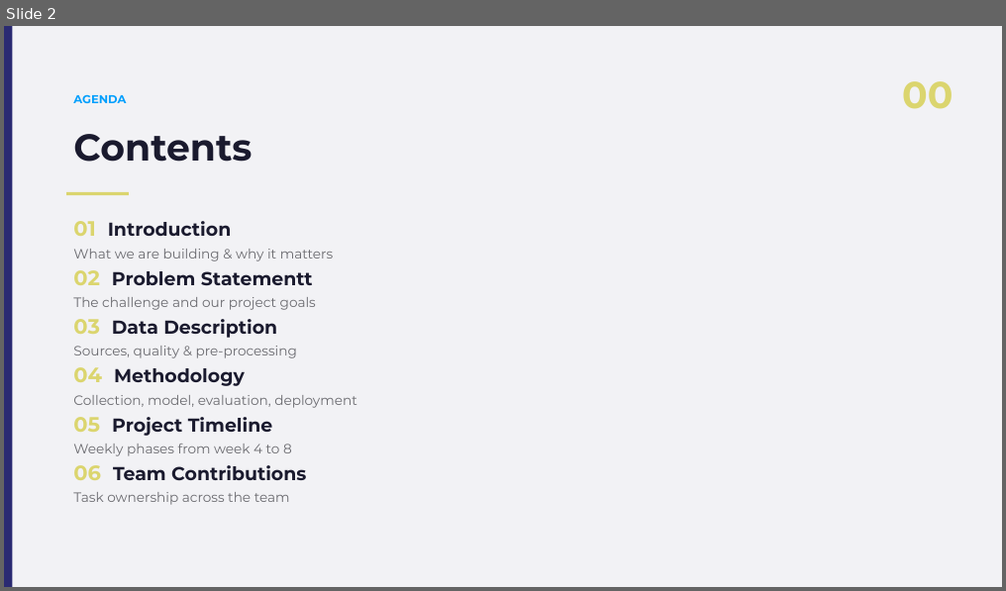
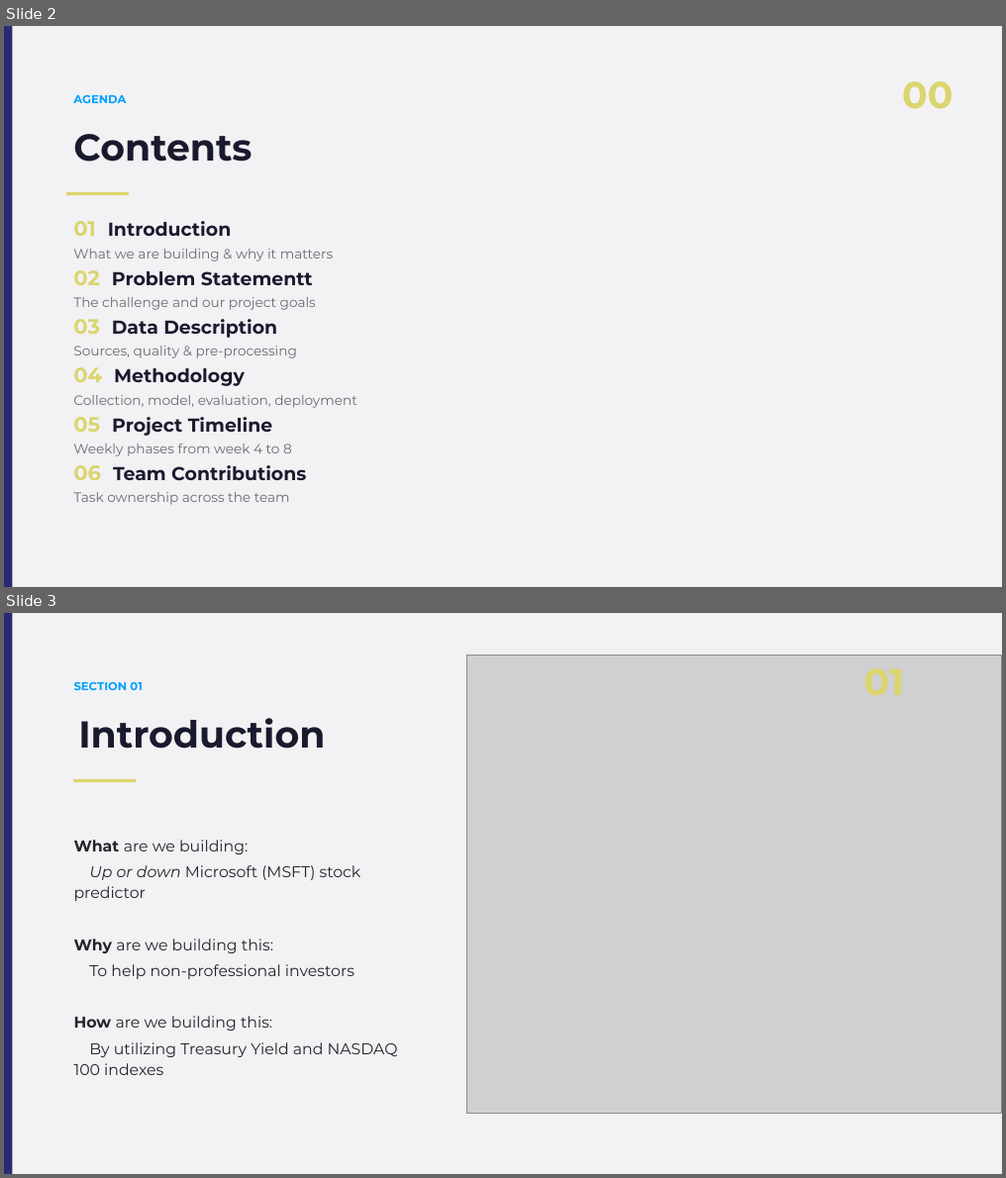
Before and after one commit to TimurKambarov/MSFT_Forecaster, a slide deck: datalabtasks_deliverables/Task 6 Group Project Proposals/Presentation/Group Project Proposal presentation.pptx. Shown one above the other, each under a label of ours: slide 2 before the commit, slides 2 and 3 after it. The pictures are 1006x591 and 1006x1178 pixels, drawn with LibreOffice and Linux fonts; fonts in the diff are those of the drawing; grey boxes stand for pictures. Boxes give left, top, right and bottom in pixels: in the first picture for what was removed or moved away, otherwise in the second. Text is boxed around its words. In the diff, an @@ line names an element or a change of style, - is before the commit and + after.

```diff
--- a/datalabtasks_deliverables/Task 6 Group Project Proposals/Presentation/Group Project Proposal presentation.pptx
+++ b/datalabtasks_deliverables/Task 6 Group Project Proposals/Presentation/Group Project Proposal presentation.pptx
@@ slide 3 added at bbox=[4, 613, 1002, 1174], background #F2F2F5 @@
@@ rectangle added at bbox=[4, 613, 12, 1174], fill #2A2A72 @@
@@ picture added at bbox=[466, 655, 1001, 1115] @@
@@ text added at bbox=[864, 668, 904, 696], 36 pt, text #DBD56E, bold @@
+01
@@ text added at bbox=[74, 681, 142, 690], 11 pt, text #009FFD, bold @@
+SECTION 01
@@ text added at bbox=[78, 718, 325, 749], 36 pt, text #1A1A2E, bold @@
+Introduction
@@ rectangle added at bbox=[73, 779, 136, 782], fill #DBD56E @@
@@ text added at bbox=[74, 840, 398, 1075], 15 pt, text #232528 @@
+What are we building:
+Up or down Microsoft (MSFT) stock predictor
+Why are we building this:
+To help non-professional investors
+How are we building this:
+By utilizing Treasury Yield and NASDAQ 100 indexes
```
Also in this commit, not shown: 1 slide changed, 3 other slides added.
